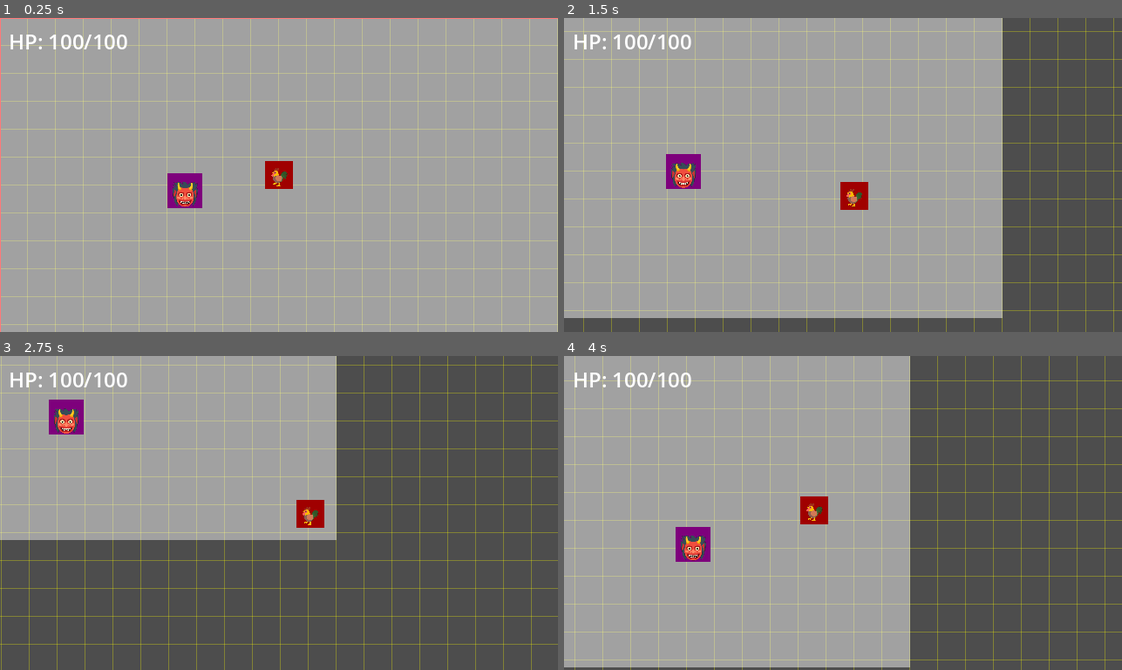
Above: before the commit, frames 1-4 (two rows, left to right).
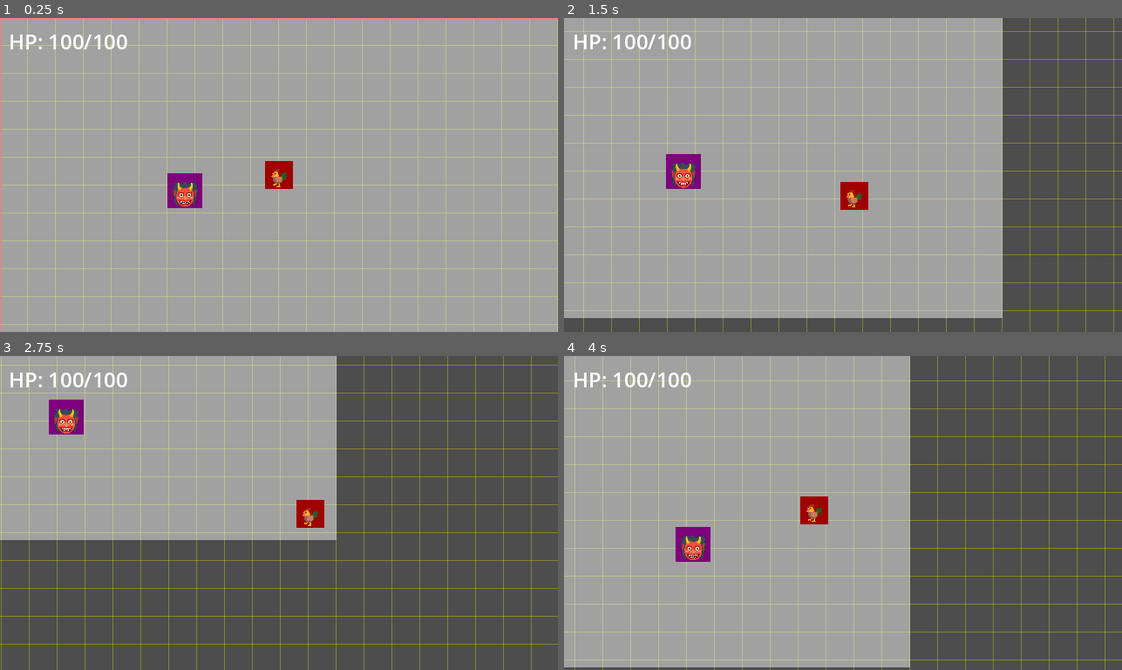
Above: after the commit, the same moments.

Repository: thejoshyee/sarimanok-game
Game: Godot game, scene res://main.tscn
Two runs of this game, one before a commit and one after it. Both use one fixed random seed, a clock stepped at 60 frames per second and the inputs below.
Inputs:
- Up to frame 1 (0.25 s): no input
- Up to frame 2 (1.5 s): hold Right (move_right) 0.53-1.28 s; hold S (move_down) from 1.28 s (still down)
- Up to frame 3 (2.75 s): release S (move_down) at 2.03 s; hold Right (move_right) from 2.03 s (still down)
- Up to frame 4 (4 s): release Right (move_right) at 2.78 s; hold Up (move_up) 2.78-3.53 s; hold A (move_left) from 3.53 s (still down)

The runs differ from the first frame. In frame 1, less than 0.1% of the frame differs, in the area x 48-52%, y 47-54%; in frame 2, less than 0.1%; in frame 3, less than 0.1%; in frame 4, less than 0.1%.

Commit message:
feat: create test scenes for player movement and damage
- Add PlayerMovementTest scene with 100px grid for speed verification
- Add PlayerDamageTest scene with enemy for damage system testing
- Verify 8-direction movement at consistent 200 px/s
- Verify damage and 0.5s invincibility frames work correctly
- Fix player label rendering order and positioning
- Complete task 4 and all subtasks

Diff:
--- a/game/scenes/player/player.tscn
+++ b/game/scenes/player/player.tscn
@@ -23,6 +23,13 @@
 [node name="CollisionShape2D" type="CollisionShape2D" parent="."]
 shape = SubResource("RectangleShape2D_dovo2")
 
+[node name="DamageArea" type="Area2D" parent="."]
+collision_layer = 0
+collision_mask = 2
+
+[node name="CollisionShape2D" type="CollisionShape2D" parent="DamageArea"]
+shape = SubResource("RectangleShape2D_8afob")
+
 [node name="Label" type="Label" parent="."]
 anchors_preset = 8
 anchor_left = 0.5
@@ -32,17 +39,10 @@
 offset_left = -16.0
 offset_top = -16.0
 offset_right = 16.0
-offset_bottom = 16.0
+offset_bottom = 18.0
 grow_horizontal = 2
 grow_vertical = 2
 theme_override_font_sizes/font_size = 24
 text = "🐓"
 horizontal_alignment = 1
 vertical_alignment = 1
-
-[node name="DamageArea" type="Area2D" parent="."]
-collision_layer = 0
-collision_mask = 2
-
-[node name="CollisionShape2D" type="CollisionShape2D" parent="DamageArea"]
-shape = SubResource("RectangleShape2D_8afob")
--- /dev/null
+++ b/game/scenes/tests/player_damage_test.tscn
@@ -0,0 +1,15 @@
+[gd_scene load_steps=4 format=3 uid="uid://djw20a8rnmkr4"]
+
+[ext_resource type="Script" uid="uid://c3fb2its4yd8r" path="res://scripts/player_damage_test.gd" id="1_c7rfc"]
+[ext_resource type="PackedScene" uid="uid://cpkbwqsncisvf" path="res://scenes/player/player.tscn" id="1_weeim"]
+[ext_resource type="PackedScene" uid="uid://coqhlglw7m7ay" path="res://scenes/enemies/test_enemy.tscn" id="2_c7rfc"]
+
+[node name="PlayerDamageTest" type="Node2D"]
+script = ExtResource("1_c7rfc")
+
+[node name="SarimanokPlayer" parent="." instance=ExtResource("1_weeim")]
+
+[node name="TestEnemy" parent="." instance=ExtResource("2_c7rfc")]
+position = Vector2(100, 0)
+
+[node name="Camera2D" type="Camera2D" parent="."]
--- /dev/null
+++ b/game/scenes/tests/player_movement_test.tscn
@@ -0,0 +1,11 @@
+[gd_scene load_steps=3 format=3 uid="uid://dqxr1ilpre35n"]
+
+[ext_resource type="Script" uid="uid://jhii7jvo0gy4" path="res://scripts/player_movement_test.gd" id="1_im04l"]
+[ext_resource type="PackedScene" uid="uid://cpkbwqsncisvf" path="res://scenes/player/player.tscn" id="1_qq6o2"]
+
+[node name="PlayerMovementTest" type="Node2D"]
+script = ExtResource("1_im04l")
+
+[node name="SarimanokPlayer" parent="." instance=ExtResource("1_qq6o2")]
+
+[node name="Camera2D" type="Camera2D" parent="."]
--- /dev/null
+++ b/game/scripts/player_damage_test.gd
@@ -0,0 +1,8 @@
+extends Node2D
+
+func _draw() -> void:
+	# Draw dark gray background
+	draw_rect(Rect2(-400, -400, 800, 800), Color(0.2, 0.2, 0.2, 1), true)
+
+func _ready() -> void:
+	queue_redraw()
--- /dev/null
+++ b/game/scripts/player_movement_test.gd
@@ -0,0 +1,19 @@
+extends Node2D
+
+func _draw() -> void:
+	draw_rect(Rect2(-400, -400, 800, 800), Color(0.2, 0.2, 0.2, 1), true)
+
+	# draw 100px grid to measure movement visually
+	var grid_color = Color(0.5, 0.5, 0.5, 1)  # Lighter gray for contrast
+
+	# draw vertical lines every 100px
+	for x in range(-400, 401, 100):
+		draw_line(Vector2(x, -400), Vector2(x, 400), grid_color, 2)
+
+	# draw horizontal lines every 100px
+	for y in range(-400, 401, 100):
+		draw_line(Vector2(-400, y), Vector2(400, y), grid_color, 2)
+
+# Called when the node enters the scene tree for the first time.
+func _ready() -> void:
+	queue_redraw()
Not shown, added: game/scripts/player_damage_test.gd.uid
Not shown, added: game/scripts/player_movement_test.gd.uid
Not shown, changed: .taskmaster/tasks/tasks.json
